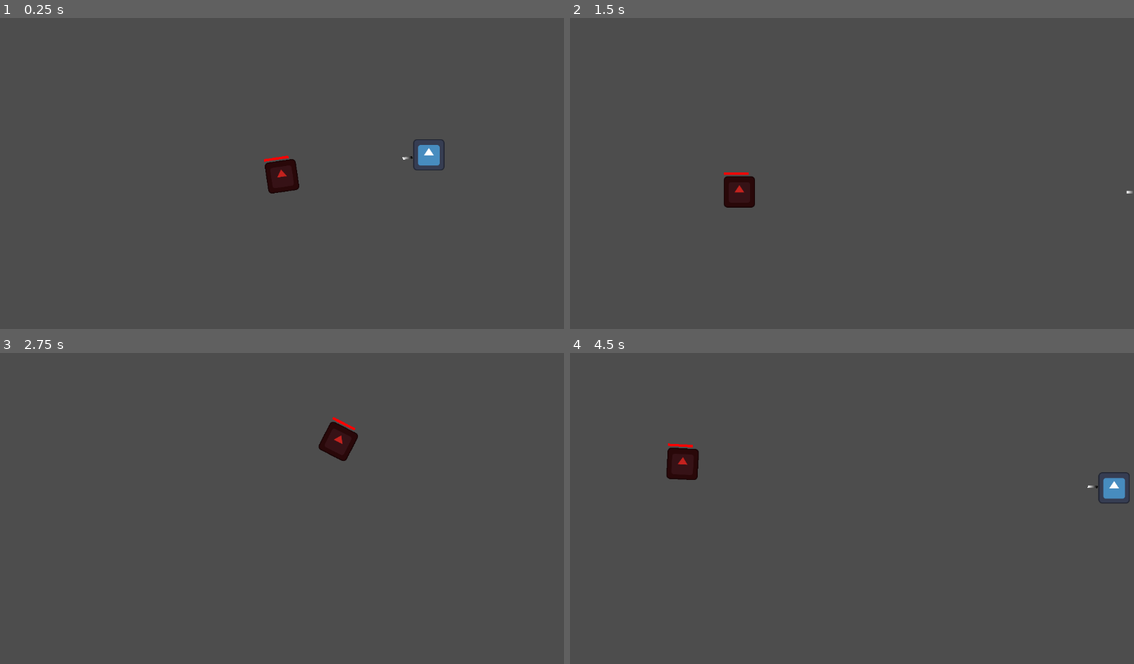
Above: before the commit, frames 1-4 (two rows, left to right).
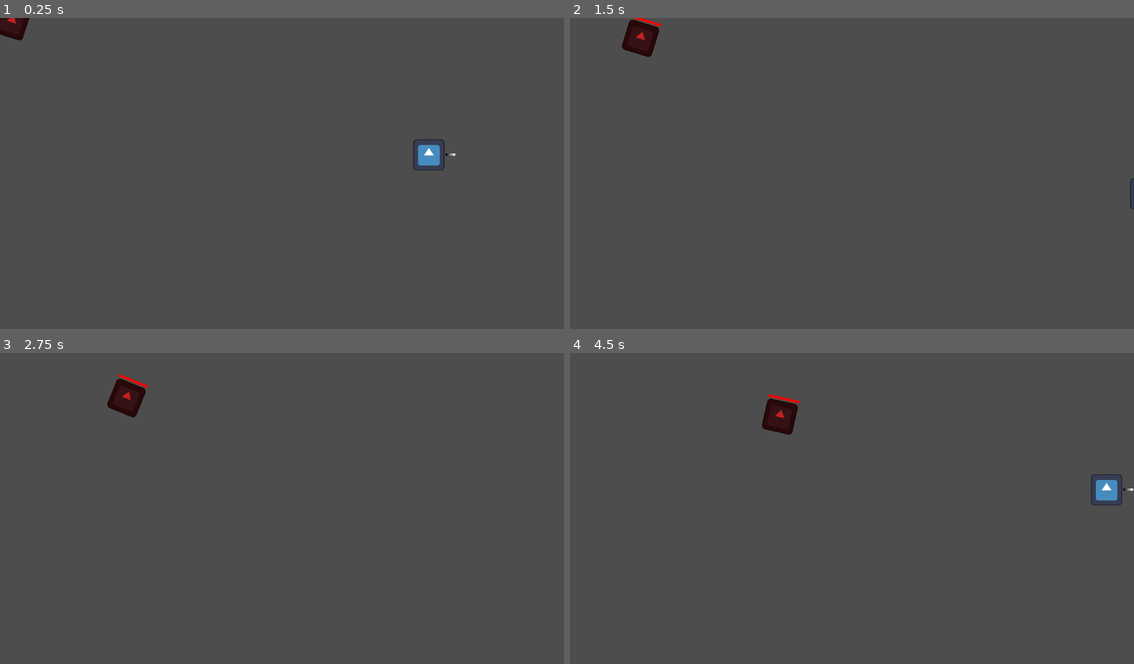
Above: after the commit, the same moments.

Repository: specialOne16/Godot-Wild-Jam-87
Game: Godot game, scene res://world/world.tscn
Two runs of this game, one before a commit and one after it. Both use one fixed random seed, a clock stepped at 60 frames per second and the inputs below. The engine's default icon, where the game draws it, is replaced by a stand-in: a white triangle on a blue panel in a dark square.
Inputs (mouse positions are in pixels of both pictures, inside the frame that each line leads up to):
- Up to frame 1 (0.25 s): no input
- Up to frame 2 (1.5 s): move the mouse to (976, 161) at 0.52 s; hold Right (right) 0.53-1.28 s; tap Space (attack) at 0.6, 1.35 s; move the mouse to (739, 192) at 1.27 s; hold Down (down) from 1.28 s (still down)
- Up to frame 3 (2.75 s): move the mouse to (338, 443) at 2.02 s; release Down (down) at 2.03 s; hold Right (right) from 2.03 s (still down); tap Q (build_wall) at 2.1 s; tap Space (attack) at 2.3 s
- Up to frame 4 (4.5 s): move the mouse to (823, 573) at 2.77 s; release Right (right) at 2.78 s; hold Up (up) 2.78-3.53 s; click (823, 573) at 2.85 s; tap Space (attack) at 3.05, 3.6, 4.35 s; move the mouse to (1021, 558) at 3.52 s; hold Left (left) from 3.53 s (still down); move the mouse to (682, 464) at 4.27 s

The runs differ from the first frame. In frame 1, 0.9% of the frame differs, in the area x 0-81%, y 0-57%; in frame 2, 1.2%; in frame 3, 1.2%; in frame 4, 1.6%, in the area x 17-100%, y 13-49%.

Commit message:
Enemy moving and shooting

Diff:
--- a/entities/enemies/base/base_enemy.gd
+++ b/entities/enemies/base/base_enemy.gd
@@ -1,4 +1,4 @@
-extends Node2D
+extends RigidBody2D
 class_name BaseEnemy
 
 @export var enemy_health: float = 100;
@@ -7,15 +7,19 @@
 var move_speed: float = 100
 @onready var hp_bar: TextureProgressBar = %enemyHpBar
 
+func _ready() -> void:
+	hp_bar.value = enemy_health
+
 func _process(delta: float) -> void:
 	# TODO : when day arrives need to either stop zombies attacking player.
 	if player:
-		#global_position += global_position.direction_to(player.global_position) * move_speed * delta;
+		global_position += global_position.direction_to(player.global_position) * move_speed * delta;
 		## for debugging
-		global_position = get_global_mouse_position()
+		#global_position = get_global_mouse_position()
 		look_at(player.global_position)
 
 func damaged(damage: float) -> void:
-	#enemy_health -= damage;
+	enemy_health -= damage;
+	hp_bar.value = enemy_health
 	if enemy_health <= 0:
 		queue_free()
--- a/entities/enemies/base/base_enemy.tscn
+++ b/entities/enemies/base/base_enemy.tscn
@@ -16,8 +16,9 @@
 
 [node name="BaseEnemy" type="RigidBody2D"]
 collision_layer = 2
-collision_mask = 0
+collision_mask = 18
 gravity_scale = 0.0
+contact_monitor = true
 script = ExtResource("1_8xa7x")
 
 [node name="Icon" type="Sprite2D" parent="."]
@@ -44,5 +45,4 @@
 anchor_bottom = 1.0
 grow_horizontal = 2
 grow_vertical = 2
-value = 80.0
 texture_progress = SubResource("GradientTexture2D_stjds")
--- a/entities/player/bullet.gd
+++ b/entities/player/bullet.gd
@@ -1,13 +1,26 @@
 extends Area2D
+
+@onready var bullet_alive: Timer = %bullet_alive
 
 @export var speed := 800
 var direction := Vector2.ZERO
 
 func _ready():
-	# Move in direction of its rotation (set by player)
-	#direction = Vector2.RIGHT.rotated(rotation)
+	bullet_start()
+	bullet_alive.connect("timeout", destroy_bullet)
+	self.connect("body_entered", _on_body_entered)
 	pass
 
+func bullet_start() -> void:
+	bullet_alive.start()
+
+func destroy_bullet() -> void:
+	queue_free()
 
 func _physics_process(delta):
 	position += direction * speed * delta
+
+func _on_body_entered(body: Node2D) -> void:
+	if body.has_method("damaged"):
+		body.damaged(ResourceManager.player_weapon_damage)
+		queue_free()
--- a/entities/player/bullet.tscn
+++ b/entities/player/bullet.tscn
@@ -8,7 +8,7 @@
 
 [node name="bullet" type="Area2D"]
 collision_layer = 16
-collision_mask = 29
+collision_mask = 2
 script = ExtResource("1_2qgwa")
 speed = 250
 
@@ -18,3 +18,6 @@
 
 [node name="bulletcollision" type="CollisionShape2D" parent="."]
 shape = SubResource("CircleShape2D_o27as")
+
+[node name="bullet_alive" type="Timer" parent="."]
+unique_name_in_owner = true
--- a/entities/player/components/attack.gd
+++ b/entities/player/components/attack.gd
@@ -11,7 +11,6 @@
 				body.damaged()
 
 func _on_body_entered(body: Node2D) -> void:
-	body.damaged(ResourceManager.player_weapon_damage)
 	zombie_entered.emit(body)
 
 func _on_body_exited(body: Node2D) -> void:
--- a/entities/player/player.gd
+++ b/entities/player/player.gd
@@ -10,7 +10,8 @@
 @export var bulletScene : PackedScene = preload("res://entities/player/bullet.tscn")
 
 var is_enemy_inside : bool = false
-var enemy_rotation : float
+var enemy_direction : Vector2
+var enemy_rotation: float
 var enemy_body : Node2D
 
 func _ready() -> void:
@@ -37,13 +38,13 @@
 func _physics_process(_delta):
 	get_input()
 	move_and_slide()
-	gun.look_at(get_global_mouse_position())
 	if is_enemy_inside == true:
-		enemy_rotation = enemy_body.rotation
+		enemy_direction = (enemy_body.global_position - gun.global_position).normalized()
+		gun.look_at(enemy_body.global_position)
 
 func fire_bullet() -> void:
 	var bullet := bulletScene.instantiate()
 	#bullet.direction = (bullet_spawn.global_position - global_position).normalized()
-	bullet.direction = Vector2.LEFT.rotated(enemy_rotation)
+	bullet.direction = enemy_direction.normalized()
 	bullet.global_position = bullet_spawn.global_position
 	get_tree().current_scene.call_deferred("add_child",bullet)
--- a/world/_test_scenes/test_shoot.tscn
+++ b/world/_test_scenes/test_shoot.tscn
@@ -1,8 +1,8 @@
 [gd_scene load_steps=4 format=3 uid="uid://dsaimtmaf0bmf"]
 
 [ext_resource type="PackedScene" uid="uid://dnrx1cp8p8huy" path="res://entities/player/player.tscn" id="2_844po"]
+[ext_resource type="PackedScene" uid="uid://mh1quh77s5gw" path="res://world/enemy_spawner/enemy_spawner.tscn" id="2_df015"]
 [ext_resource type="PackedScene" uid="uid://b77jx6vgrjkhp" path="res://world/day_night_cycle/day_night_cycle.tscn" id="3_4y3cs"]
-[ext_resource type="PackedScene" uid="uid://devxha63j6w0k" path="res://entities/enemies/base/base_enemy.tscn" id="3_cgumk"]
 
 [node name="TestShoot" type="Node2D"]
 
@@ -16,6 +16,6 @@
 morning_timer_time = 1.0
 dusk_timer_time = 1.0
 
-[node name="BaseEnemy" parent="." node_paths=PackedStringArray("player") instance=ExtResource("3_cgumk")]
-position = Vector2(508, 315)
+[node name="EnemySpawner" parent="." node_paths=PackedStringArray("player") instance=ExtResource("2_df015")]
+position = Vector2(63, 341)
 player = NodePath("../Player")
